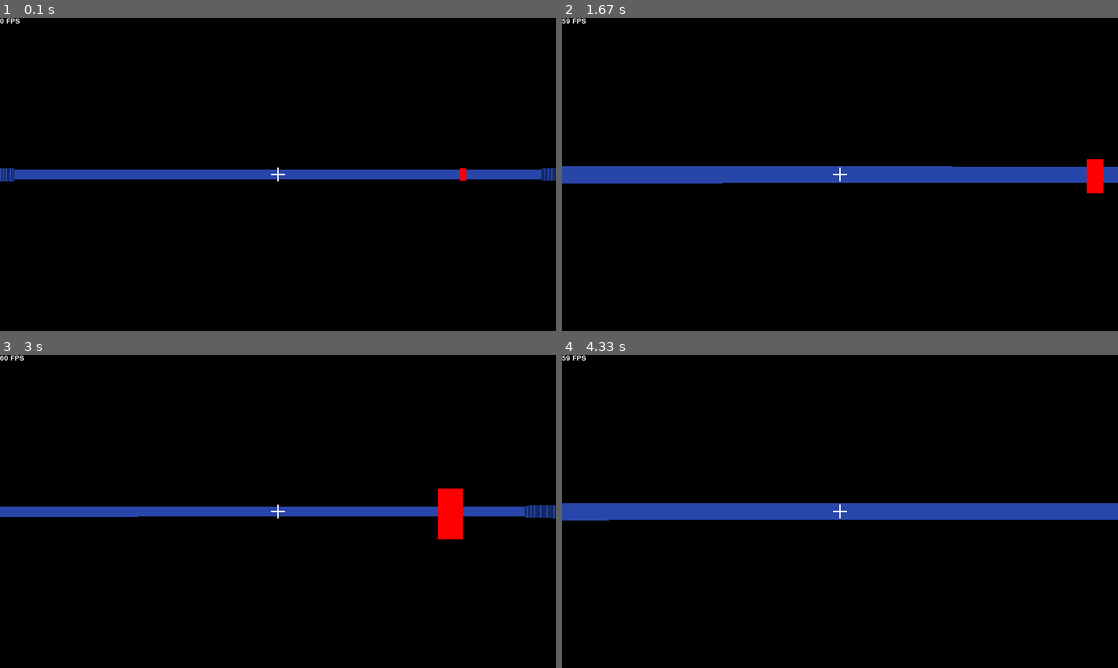
Above: before the commit, frames 1-4 (two rows, left to right).
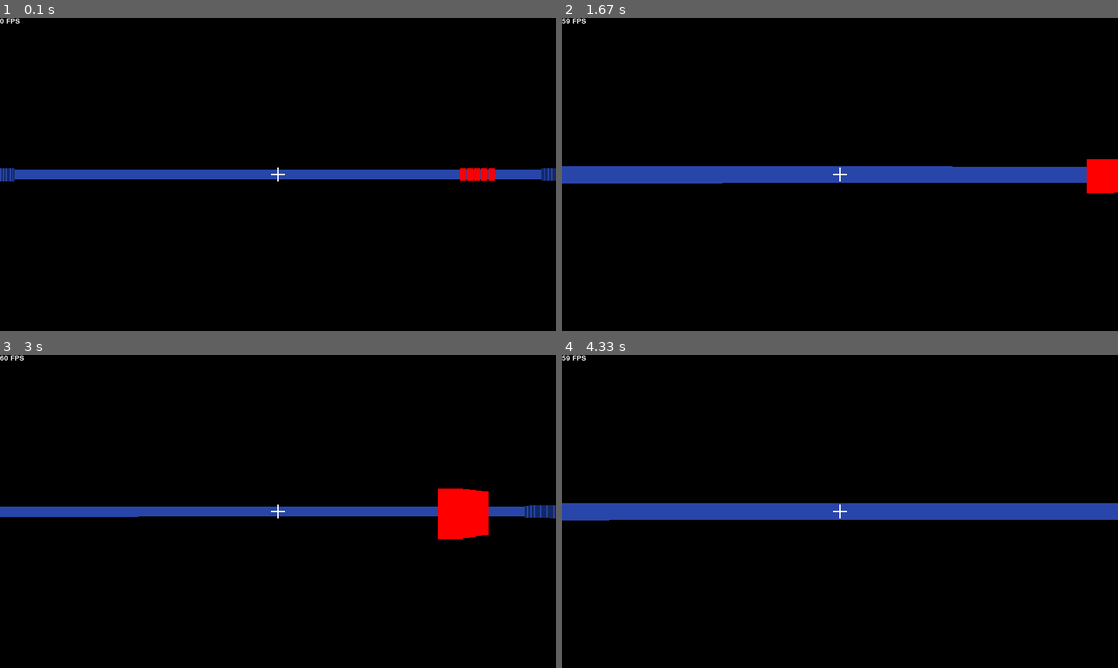
Above: after the commit, the same moments.

Repository: MuhDash73/pygame_fps
Game: pygame game, started from main.py
Same seed, same stepped clock (60 frames per second), same inputs: the game is played once before the commit and once after it.
Inputs:
- Up to frame 1 (0.1 s): no input
- Up to frame 2 (1.67 s): hold Right 0.33-0.8 s; hold Up 0.83-1.3 s; hold Right from 1.33 s (still down)
- Up to frame 3 (3 s): release Right at 1.8 s; hold Left 1.83-2.37 s; hold Down 2.4-2.87 s; hold Left from 2.9 s (still down)
- Up to frame 4 (4.33 s): release Left at 3.37 s; hold Up 3.4-3.87 s; hold Right from 3.9 s (still down)

The runs differ from the first frame. In frame 1, 0.2% of the frame differs, in the area x 84-89%, y 48-52%; in frame 2, 0.3%; in frame 3, 0.7%, in the area x 83-88%, y 42-59%; in frame 4, nothing differs.

Commit message:
multiple enemy test

Diff:
--- a/enemy.py
+++ b/enemy.py
@@ -111,5 +111,10 @@
                 center_y = max(-99999, min(99999, center_y))
 
                 self.rect = self.image.get_rect(center=(int(center_x), int(center_y + (self.player.up_direction))))
-                index = bisect.bisect_right(raycaster.result, (v_cords.y, 0, 0))
+                temp_result = [item[0] for item in raycaster.result]
+                try:
+                    index = bisect.bisect_right(temp_result, v_cords.y)
+                except:
+                    print(temp_result, v_cords.y)
+                    jasdf
                 raycaster.result.insert(index, (v_cords.y, False, self, None))
--- a/game.py
+++ b/game.py
@@ -60,9 +60,10 @@
                                 temp_list.append(0)
                                 #print("added player")
                             elif col == "3":
-                                self.latest_enemy = Enemy(x, y, self.obstacle_sprites, self.player, [self.visible_sprites_playing_test, self.other_updatable_sprites, self.entity_sprites])
-                                self.seenenemy = SeenEnemy(self.latest_enemy, [self.other_updatable_sprites], self.player)
-                                self.latest_enemy.add_seenenemy(self.seenenemy)
+                                for i in range(5):
+                                    self.latest_enemy = Enemy(x + i*5, y, self.obstacle_sprites, self.player, [self.visible_sprites_playing_test, self.other_updatable_sprites, self.entity_sprites])
+                                    self.seenenemy = SeenEnemy(self.latest_enemy, [self.other_updatable_sprites], self.player)
+                                    self.latest_enemy.add_seenenemy(self.seenenemy)
                                 temp_list.append(0)
                             elif col == "-1":
                                 temp_list.append(0)
